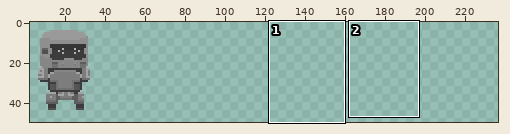
Two states of a sprite sheet, Assets/Images/Enemies/juggernaut.png. Above, an overview of the earlier version with the close-up marked.
Close-up. Old version:
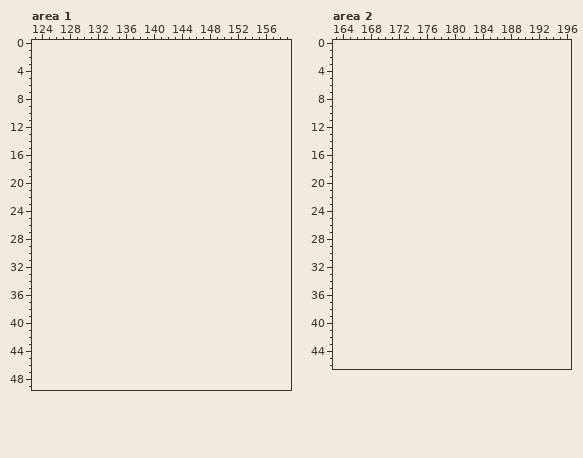
The file is 40x50 pixels. Colours within 5 levels of each other are drawn and written as one. Shown: area 1: x 123..159, y 0..49; area 2: x 163..196, y 0..46. The old version is drawn lined up with the new one, on the new canvas. The wide view leaves out empty margins. The commit also changed other parts of the picture, which this record leaves out.
Palette (. is transparent): 
After:
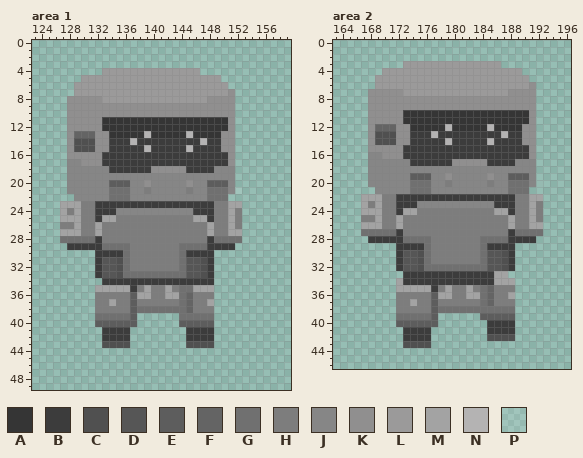
Colours new in this view: A #353535  B #3c3c3c  C #505050  D #565656  E #5d5d5d  F #646464  G #707070  H #7d7d7d  J #868686  K #908f8f  L #9b9a9a  M #a3a3a3  N #b4b3b3  P #ffffff1a
The edit:
canvas 40x50 -> 240x50
Changed rows in their new state; - is an unchanged pixel.
Area 1:
first column x 127:
 4 ------LLLLLLLLLLLLLL------
 5 ---LLLLLLLLLLLLLLLLLLLL---
 6 --LLLLLLLLLLLLLLLLLLLLLL--
 7 --LLLLLLLLLLLLLLLLLLLLLLK-
 8 -KKKKKLLLLLLLLLLLLLLLKKKK-
 9 -KKKKKKKKKKKKKKKKKKKKKKKK-
10 -KKKKKKKKKKKKKKKKKKKKKKKK-
11 -KKKKKAAAAAAAAAAAAAAAAAAK-
12 -KKKKKAAAAAAAAAAAAAAAAAAK-
13 -KFFFKKAAAAANAAAAANAAAAKK-
14 -KCCCKKBBBNBBBBBBBBBNBBKK-
15 -KCCCKKBBBBBNBBBBBNBBBBKK-
16 -KKKKKBBBBBBBBBBBBBBBBBBK-
17 -JJKKKBBBBBBBBBBBBBBBBBBK-
18 -JJJJJJBBBBBBKKKKKBBBBJJJ-
19 -JJJJJJJJJJJJJJJJJJJJJJJJ-
20 -JJJJJJEEEJJKJJJJJKJJEEEJ-
21 -JJJJJJGGGJJHJJJJJHJJGGGJP
22 --JJJJJGGGJJJJJJJJJJJGGG--
23 MMMHHBBBBBBBBBBBBBBBBBHHMM
24 MHMHHBBBJJJJJJJJJJJBBBHHMH
25 MMMHHBMMHHHHHHHHHHHMMBHHMH
26 HHMHHMHHHHHHHHHHHHHHHMHHMH
27 MMMHHMHHHHHHHHHHHHHHHMHHMM
28 GGGGGBHHHHHHHHHHHHHHHBGGGG
29 -BBBBBGGGGHHHHHHHGGGGBBBB-
30 -----BBBBGHHHHHHHGBBBB----
31 -----BDDCGHHHHHHHGDDCB----
32 -----BDDCGHHHHHHHGDDCB----
33 -----BDDCGGGGGGGGGDDCB----
34 ------BBBBBBBBBBBBBBBB----
35 -----MMMMMBHMHHMHGGMMM----
36 -----HHHHHEMMHHMMGFHHH----
37 -----HHMHHEHHHHHHGFHHM----
38 -----HHHHHEGGGGGGGFHHH----
39 -----GGGGGE------GGGGG----
40 -----EEEEEE------EEEEE----
41 ------BBBB--------BBBB----
42 ------BBBB--------BBBB----
43 ------CCCC--------CCCC----
Area 2:
first column x 167:
 3 ------LLLLLLLLLLLLLL------
 4 ---LLLLLLLLLLLLLLLLLLLL---
 5 --LLLLLLLLLLLLLLLLLLLLLL--
 6 --LLLLLLLLLLLLLLLLLLLLLLK-
 7 -KKKKKLLLLLLLLLLLLLLLKKKK-
 8 -KKKKKKKKKKKKKKKKKKKKKKKK-
 9 -KKKKKKKKKKKKKKKKKKKKKKKK-
10 -KKKKKAAAAAAAAAAAAAAAAAAK-
11 -KKKKKAAAAAAAAAAAAAAAAAAK-
12 -KFFFKKAAAAANAAAAANAAAAKK-
13 -KCCCKKBBBNBBBBBBBBBNBBKK-
14 -KCCCKKBBBBBNBBBBBNBBBBKK-
15 -KKKKKBBBBBBBBBBBBBBBBBBK-
16 -JJKKKBBBBBBBBBBBBBBBBBBK-
17 -JJJJJJBBBBBBKKKKKBBBBJJJ-
18 -JJJJJJJJJJJJJJJJJJJJJJJJ-
19 -JJJJJJEEEJJKJJJJJKJJEEEJ-
20 -JJJJJJGGGJJHJJJJJHJJGGGJP
21 --JJJJJGGGJJJJJJJJJJJGGG--
22 MMMHHBBBBBBBBBBBBBBBBBHHMM
23 MHMHHBBBJJJJJJJJJJJBBBHHMH
24 MMMHHBMMHHHHHHHHHHHMMBHHMH
25 HHMHHMHHHHHHHHHHHHHHHMHHMH
26 MMMHHMHHHHHHHHHHHHHHHMHHMM
27 GGGGGBHHHHHHHHHHHHHHHBGGGG
28 -BBBBBGGGGHHHHHHHGGGGBBBB-
29 -----BBBBGHHHHHHHGBBBB----
30 -----BDDCGHHHHHHHGDDCB----
31 -----BDDCGHHHHHHHGDDCB----
32 -----BDDCGGGGGGGGGDDCB----
33 ------BBBBBBBBBBBBBMM-----
34 -----MBBBBBBBBBBBBBMMM----
35 -----MMMMMBHMHHMHGFHHH----
36 -----HHHHHEMMHHMMGFHHM----
37 -----HHMHHEHHHHHHGFHHH----
38 -----HHHHHEGGGGGGGGGGG----
39 -----GGGGGE------EEEEE----
40 -----EEEEEE-------BBBB----
41 ------BBBB--------BBBB----
42 ------BBBB--------CCCC----
43 ------CCCC----------------
Where, in picture pixels (left, top, right, bottom), the same in both close-ups:
added: (60, 68, 242, 348)
added: (361, 61, 543, 348)
